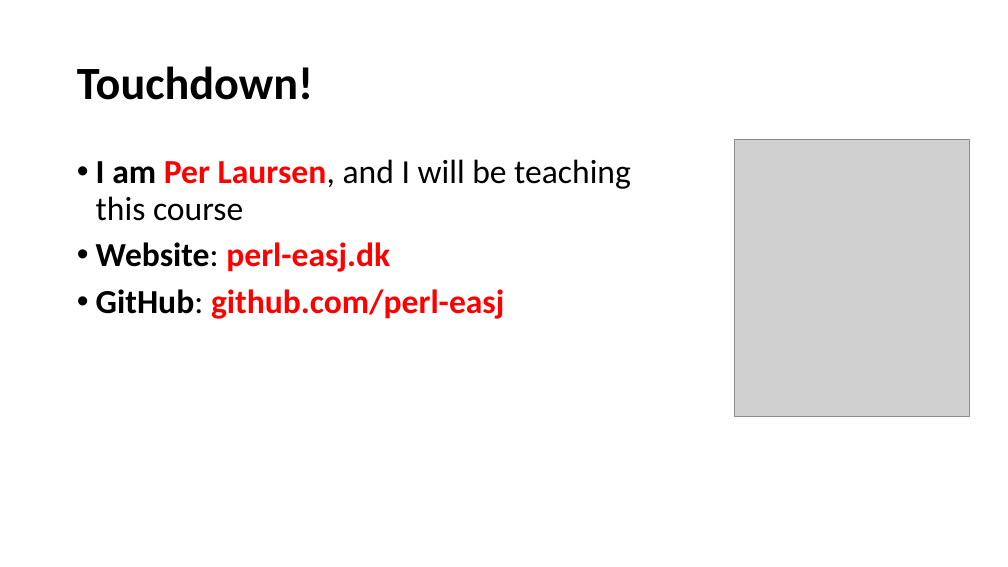
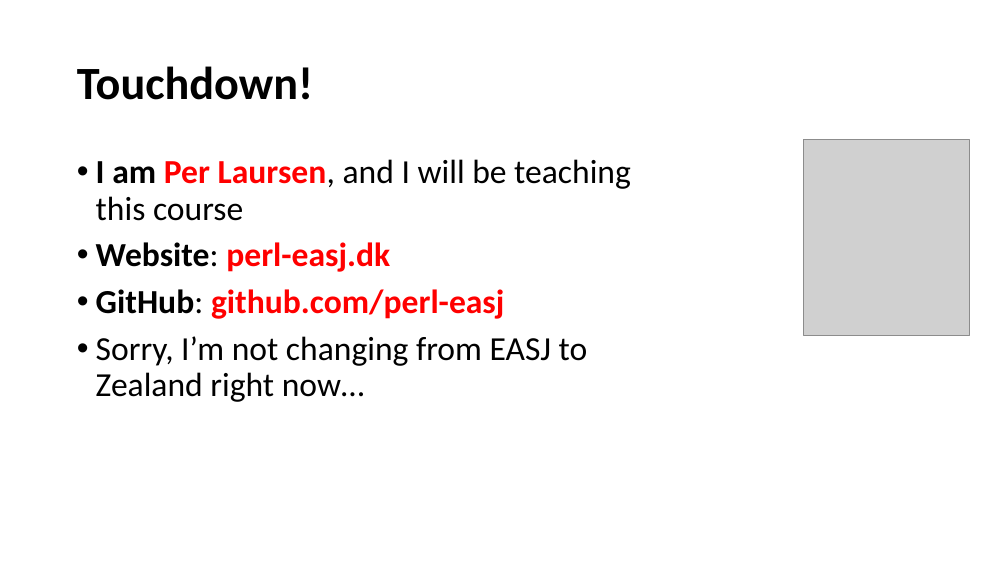
Before and after one commit to perl-easj/OOProg, a slide deck: slide 3 of ASWC/Presentations/ASWC_Day0_Intro.pptx. Drawn at 1008x567 pixels with LibreOffice and Linux fonts; fonts in the diff are those of the drawing; grey boxes stand for pictures. Boxes give left, top, right and bottom in pixels: in the first picture for what was removed or moved away, otherwise in the second. Text is boxed around its words. In the diff, an @@ line names an element or a change of style, - is before the commit and + after.

```diff
--- a/ASWC/Presentations/ASWC_Day0_Intro.pptx
+++ b/ASWC/Presentations/ASWC_Day0_Intro.pptx
@@ picture: place and size @@
-picture at (735,140,969,417)
+picture at (804,140,969,335)
@@ text at (96,336,588,402): paragraph added @@
+• Sorry, I’m not changing from EASJ to Zealand right now…
```
Also in this commit, not shown: 10 other slides changed, 3 slides added, 25 other files.
